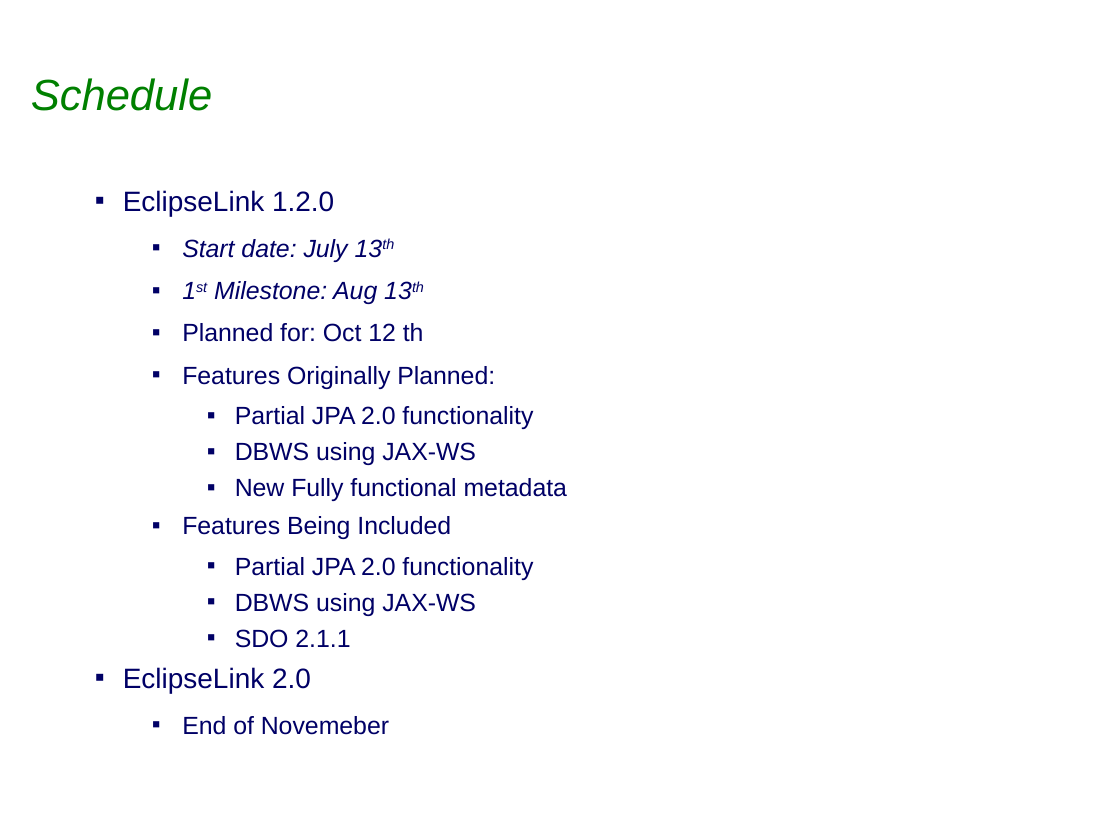
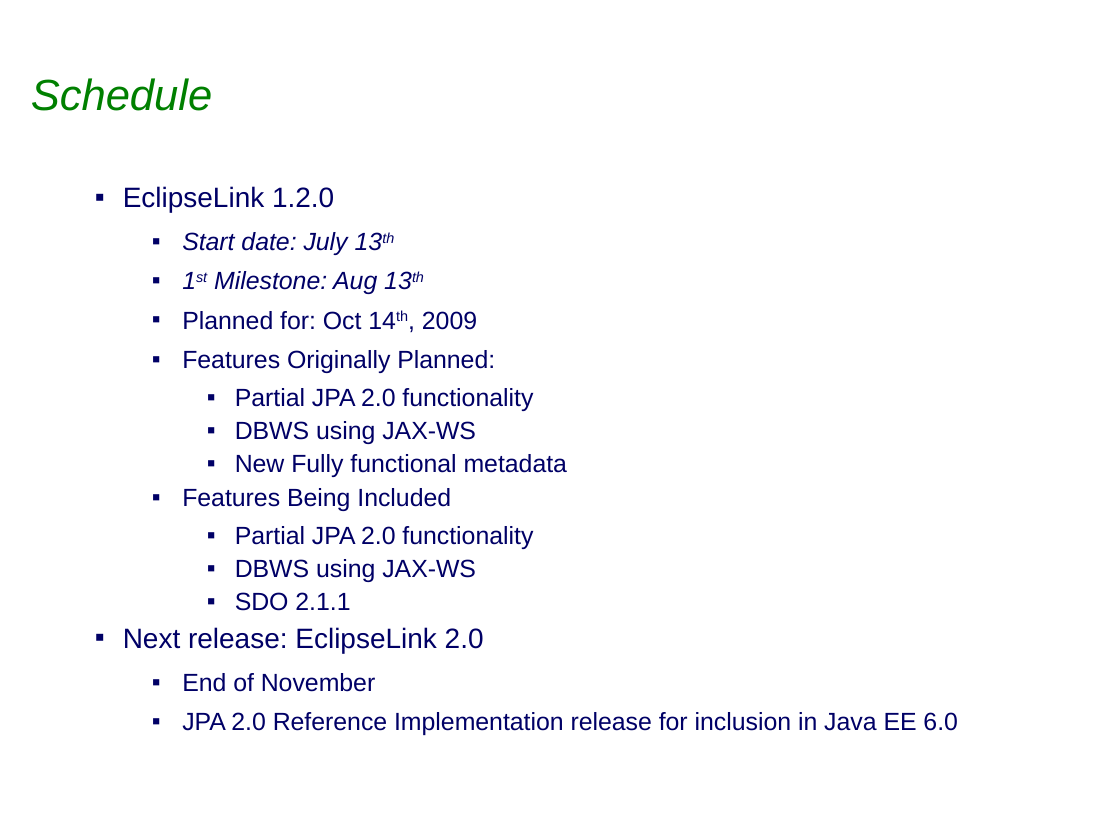
Before and after one commit to eclipse-ee4j/eclipselink, a slide deck: slide 15 of project-admin/Eclipselink_1.2.0_Release_Review.ppt (slide 16 before the commit). Drawn at 1120x840 pixels with LibreOffice and Linux fonts; fonts in the diff are those of the drawing; background and template pictures are left out. Boxes give left, top, right and bottom in pixels: in the first picture for what was removed or moved away, otherwise in the second. Text is boxed around its words. In the diff, an @@ line names an element or a change of style, - is before the commit and + after.

Commit message:
Final draft of release review slides for 1.2.0 added to trunk

```diff
--- a/project-admin/Eclipselink_1.2.0_Release_Review.ppt
+++ b/project-admin/Eclipselink_1.2.0_Release_Review.ppt
@@ text at box(123, 186, 567, 611): line spacing 1 to 0.9 @@
@@ text at box(182, 311, 477, 330): text changed @@
-  ▪ Planned for: Oct 12 th
+  ▪ Planned for: Oct 14th, 2009
@@ text at box(123, 627, 958, 735): text changed; size 18 to 16 pt @@
-▪ EclipseLink 2.0
-  ▪ End of Novemeber
+▪ Next release: EclipseLink 2.0
+  ▪ End of November
+  ▪ JPA 2.0 Reference Implementation release for inclusion in Java EE 6.0
```
Also in this commit, not shown: 9 other slides changed, 1 slide removed.
